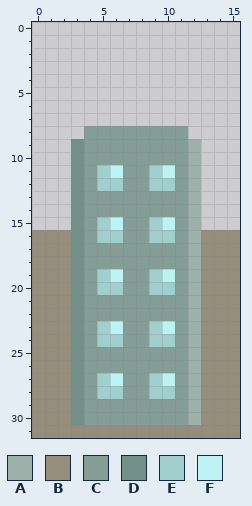
Two versions of one pixel-art sprite, apocalypse/core/assets/starsystem/city/Building03.png. Above, as it was before the edit.
The file is 16x32 pixels. Pixels under 10% opacity are left out. Colours within 5 levels of each other are drawn and written as one.
Palette (. is transparent): A #9eb2ab  B #958e7c  C #849d96  D #728f88  E #a0cfce  F #bdf3f2
Pixels before, first column x 0:
 8 ....CCCCCCCC....
 9 ...DCCCCCCCCA...
10 ...DCCCCCCCCA...
11 ...DCEFCCEFCA...
12 ...DCEECCEECA...
13 ...DCCCCCCCCA...
14 ...DCCCCCCCCA...
15 ...DCEFCCEFCA...
16 BBBDCEECCEECABBB
17 BBBDCCCCCCCCABBB
18 BBBDCCCCCCCCABBB
19 BBBDCEFCCEFCABBB
20 BBBDCEECCEECABBB
21 BBBDCCCCCCCCABBB
22 BBBDCCCCCCCCABBB
23 BBBDCEFCCEFCABBB
24 BBBDCEECCEECABBB
25 BBBDCCCCCCCCABBB
26 BBBDCCCCCCCCABBB
27 BBBDCEFCCEFCABBB
28 BBBDCEECCEECABBB
29 BBBDCCCCCCCCABBB
30 BBBDCCCCCCCCABBB
31 BBBBBBBBBBBBBBBB
And afterwards:
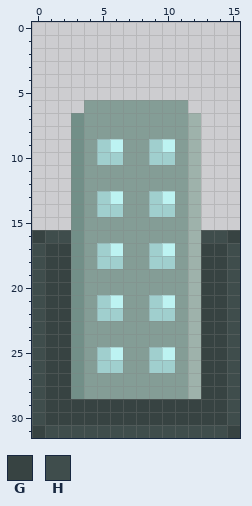
Colours new in this view: G #374342  H #3f4d4c
What changed:
Changed rows in their new state; - is an unchanged pixel.
first column x 0:
 6 ----CCCCCCCC----
 7 ---DCCCCCCCCA---
 8 ---D--------A---
 9 -----EF--EF-----
10 -----EE--EE-----
11 -----CC--CC-----
12 -----CC--CC-----
13 -----EF--EF-----
14 -----EE--EE-----
15 -----CC--CC-----
16 GHH--CC--CC--HHG
17 HGG--EF--EF--GGH
18 HGG--EE--EE--GGH
19 HGG--CC--CC--GGH
20 HGG--CC--CC--GGH
21 HGG--EF--EF--GGH
22 HGG--EE--EE--GGH
23 HGG--CC--CC--GGH
24 HGG--CC--CC--GGH
25 HGG--EF--EF--GGH
26 HGG--EE--EE--GGH
27 HGG--CC--CC--GGH
28 HGG--CC--CC--GGH
29 HGGGGGGGGGGGGGGH
30 HGGGGGGGGGGGGGGH
31 GHHHHHHHHHHHHHHG
Changed places in both pictures, as pixel boxes (x1, y1, x2, y2):
changed: (32, 100, 240, 438)
